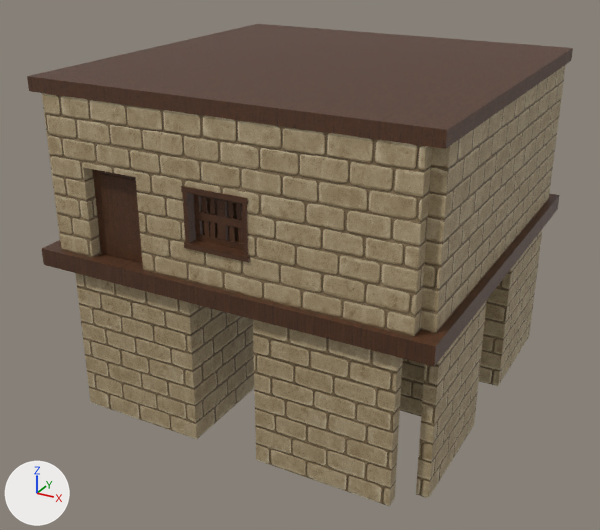
An edit to the FBX model Assets/Models/Walls/Livingroom_Base_Z.fbx, drawn before and after from the same camera.
Rendered twice from a 50 mm camera at (8.91, -17.33, 7.29) aimed at (-0.27, -0.65, -1.05). The axes (+X, +Y, +Z) are drawn at lower left. The lights are the same throughout. The older version comes first. Where no turn or scale is listed for an object, it has been applied to the vertices. Vertices at exactly the same position are counted once.

The first picture shows 'Livingroom_Base_Z'.
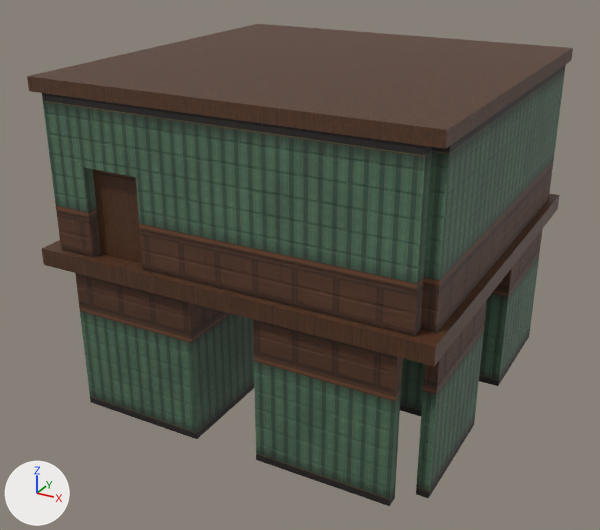
Changed parts and their boxes [x1, y1, x2, y2] in the pictures (600 x 530 px):
'Livingroom_Base_Z', surface changed, reshaped (darker): [27, 24, 573, 506] in both
part 1 of me_livingroom_base_z_003, deleted: before [181, 186, 430, 313]
part 2 of me_livingroom_base_z_003, built on: [42, 93, 426, 337] in both

Patch to the scene script:
```diff
--- a/Assets/Models/Walls/Livingroom_Base_Z.fbx.py
+++ b/Assets/Models/Walls/Livingroom_Base_Z.fbx.py
@@ img_livingroom_wallpaper_spooky_png @@
+img_livingroom_wallpaper_spooky_png = load_image('Livingroom_Wallpaper_Spooky.png', '../../M_Textures/Combos/Wall_Stylize_Set_1/Livingroom_Wallpaper_Spooky.png', 2048, 2048, 'sRGB')
@@ mat_brick_white @@
 n2 = _N.new('ShaderNodeTexImage'); n2.name = 'Image Texture'
-n2.image = img_wall_brick_white_png
+n2.image = img_livingroom_wallpaper_spooky_png
 n3 = _N.new('ShaderNodeTexImage'); n3.name = 'Image Texture.001'
@@ me_livingroom_base_z_003 @@
 # used by ob_livingroom_base_z; location = (0.0, 0.0, 0.0)
-me_livingroom_base_z_003.from_pydata(...)  # 2973 vertices, 2828 faces; spans x -4.75..4.75, y -4.75..4.75, z -4.0..3.9
+me_livingroom_base_z_003.from_pydata(...)  # 2618 vertices, 2507 faces; spans x -4.75..4.75, y -4.75..4.75, z -4.0..3.9
+# me_livingroom_base_z_003 part 1: 29 loose pieces with 347 vertices, spanning x -4.28..4.28, y -4.64..4.66, z 0.0..3.58, are deleted
+# me_livingroom_base_z_003 part 2
+# 16 vertices are removed from x -4.27..0.68, y -4.6..-4.14, z 0.0..3.58
+# 24 faces are deleted
+# 8 new faces join them, mat_brick_white
+# other edits to the shape of me_livingroom_base_z_003 do not show in these pictures
 me_livingroom_base_z_003.materials.append(mat_bedroom_metal)
```
